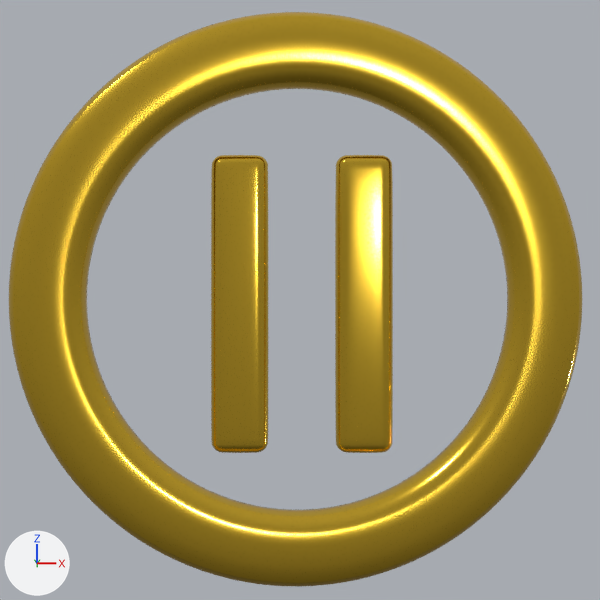
One commit to the Blender file src/images/blender/PauseButton/PauseButton.blend: the scene before it, then after it.
The view is the same before and after, from the file's camera 'Camera.001'. Arrows for +X, +Y and +Z are at lower left; the lights stay in place.

In view in the first picture: 'Gold Band.001', 'Pause_Bar_Left.001', 'Pause_Bar_Right.001'.
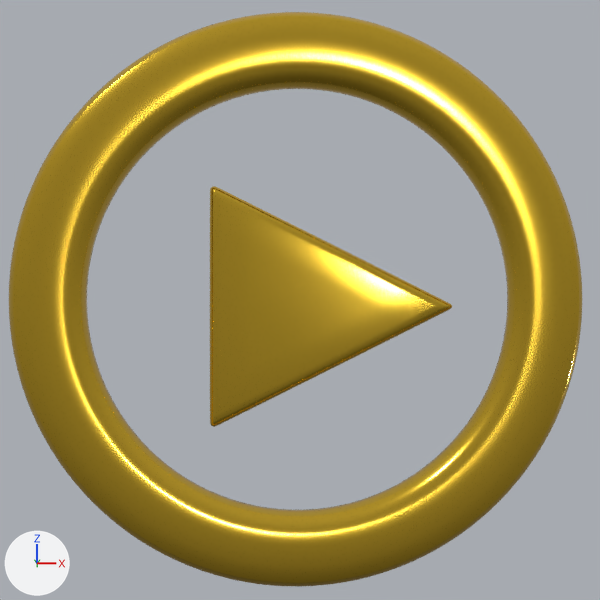
Where the change shows, as pixel boxes [x1, y1, x2, y2] in the pictures (600 x 600 px):
'Play_Triangle.001', shown (yellow): after [210, 186, 452, 427]
'Pause_Bar_Right.001', hidden (yellow): before [335, 155, 393, 453]
'Pause_Bar_Left.001', hidden (yellow): before [211, 155, 268, 453]

The change, as a diff of the scene's bpy script:
```diff
--- a/src/images/blender/PauseButton/PauseButton.blend.py
+++ b/src/images/blender/PauseButton/PauseButton.blend.py
@@ ob_pause_bar_left_001 @@
 _m = ob_pause_bar_left_001.modifiers.new('Subdivision', 'SUBSURF')
+ob_pause_bar_left_001.hide_render = True
@@ ob_pause_bar_right_001 @@
 _m = ob_pause_bar_right_001.modifiers.new('Subdivision', 'SUBSURF')
+ob_pause_bar_right_001.hide_render = True
@@ ob_play_triangle_001 @@
 _m = ob_play_triangle_001.modifiers.new('Subdivision', 'SUBSURF')
 _m.render_levels = 1
-ob_play_triangle_001.hide_render = True
```
